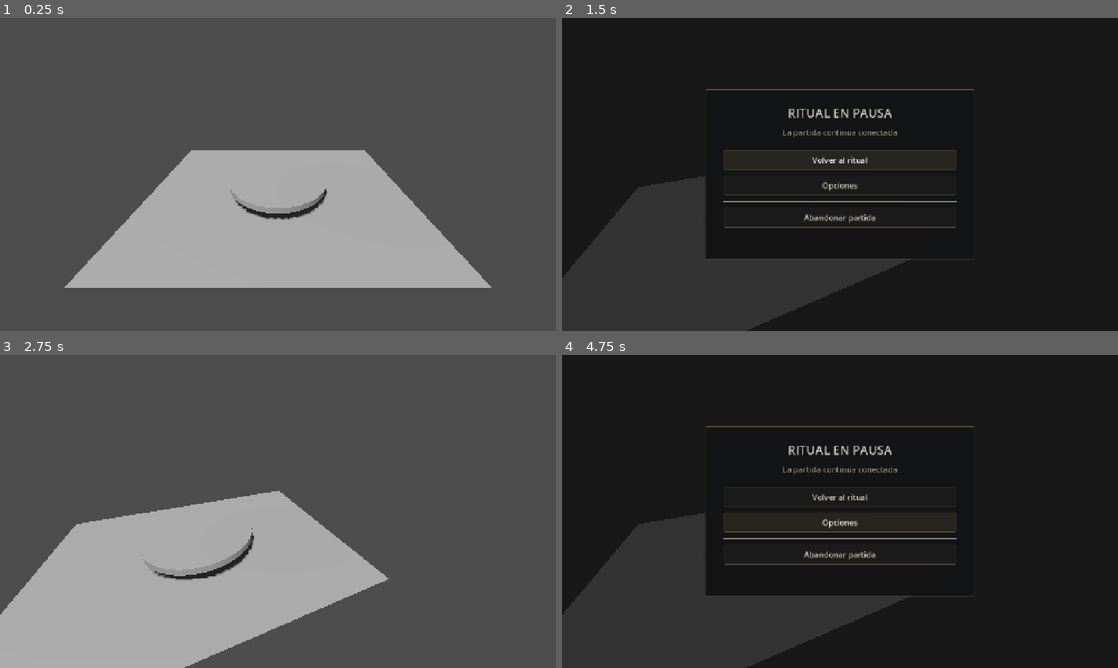
Above: before the commit, frames 1-4 (two rows, left to right).
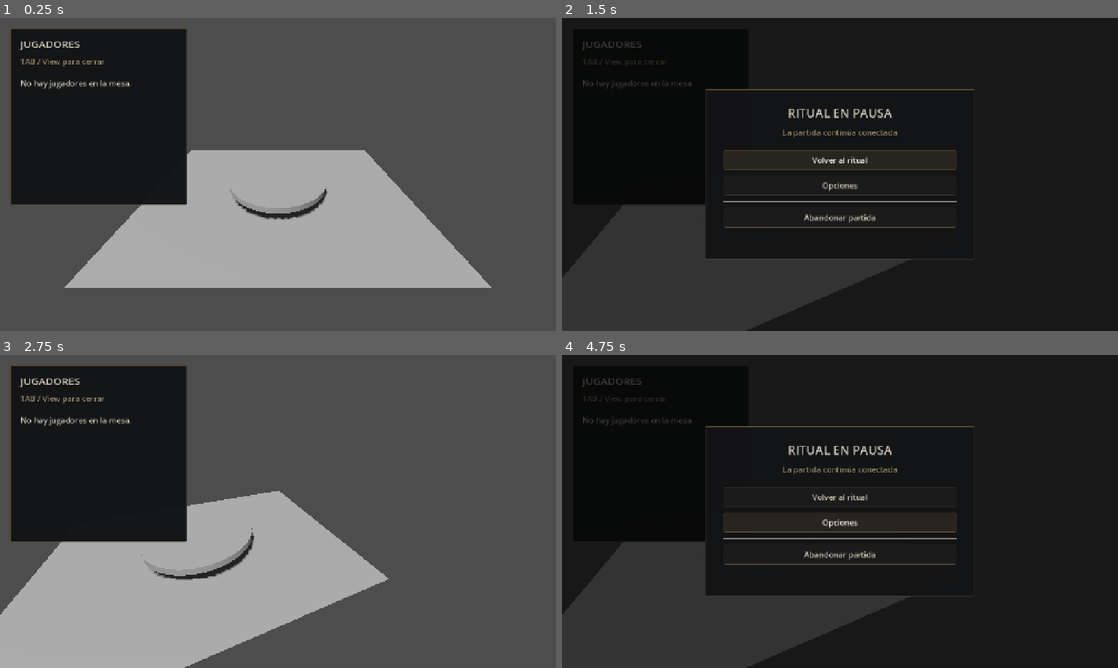
Above: after the commit, the same moments.

Repository: morfranja-coder/Gods-And-Liars
Game: Godot game, scene res://scenes/table/table.tscn
The game is run twice, just before and just after one commit, with the same random seed, the same clock (stepped at 60 frames per second) and the same inputs. This scene is started directly instead of the project's main scene.
Inputs (mouse positions are in pixels of both pictures, inside the frame that each line leads up to):
- Up to frame 1 (0.25 s): no input
- Up to frame 2 (1.5 s): tap Enter (menu_confirm) at 0.5 s; move the mouse to (962, 158) at 0.52 s; tap Tab (player_list) at 0.6 s; click (962, 158) at 0.67 s; tap Space at 0.77 s; move the mouse to (728, 190) at 1.27 s; hold Escape (menu_back) from 1.28 s (still down); tap T (chat_open) at 1.35 s
- Up to frame 3 (2.75 s): tap Space at 1.52 s; tap Tab (player_list) at 1.55 s; release Escape (menu_back) at 2 s; click "Volver al ritual" at 2 s
- Up to frame 4 (4.75 s): tap Enter (menu_confirm) at 2.75, 3.5, 4.25 s; move the mouse to (895, 442) at 2.77 s; tap 1 (emote_1) at 2.85 s; tap Tab (player_list) at 3.05, 3.8, 4.55 s; move the mouse to (812, 574) at 3.52 s; tap 2 (emote_2) at 3.6 s; click (812, 574) at 3.67 s; tap Space at 3.77, 4.52 s; move the mouse to (1006, 558) at 4.27 s; hold Escape (menu_back) from 4.28 s (still down); tap 3 (emote_3) at 4.35 s

The runs differ from the first frame. In frame 1, 18% of the frame differs, in the area x 1-34%, y 3-60%; in frame 2, 1.0%; in frame 3, 18%; in frame 4, 1.0%.
Error after the commit: Parse Error: Member "visibility_changed" redefined (original in native class 'CanvasLayer') (res://scenes/table/player_list_ui.gd:4)

Commit message:
Integrate player list overlay

Diff:
--- a/scenes/table/table.tscn
+++ b/scenes/table/table.tscn
@@ -7,6 +7,7 @@
 [ext_resource type="PackedScene" path="res://scenes/table/match_end_ui.tscn" id="5"]
 [ext_resource type="PackedScene" path="res://scenes/table/pause_ui.tscn" id="6"]
 [ext_resource type="Script" path="res://scenes/table/table_camera_look.gd" id="7"]
+[ext_resource type="PackedScene" path="res://scenes/table/player_list_ui.tscn" id="8"]
 
 [node name="Table" type="Node3D"]
 script = ExtResource("1")
@@ -26,6 +27,8 @@
 
 [node name="MatchEndUI" parent="." instance=ExtResource("5")]
 
+[node name="PlayerListUI" parent="." instance=ExtResource("8")]
+
 [node name="PauseUI" parent="." instance=ExtResource("6")]
 
 [node name="DialogUI" type="CanvasLayer" parent="."]
Not shown: 1 places in scenes/table/table.tscn that only renumber resources
